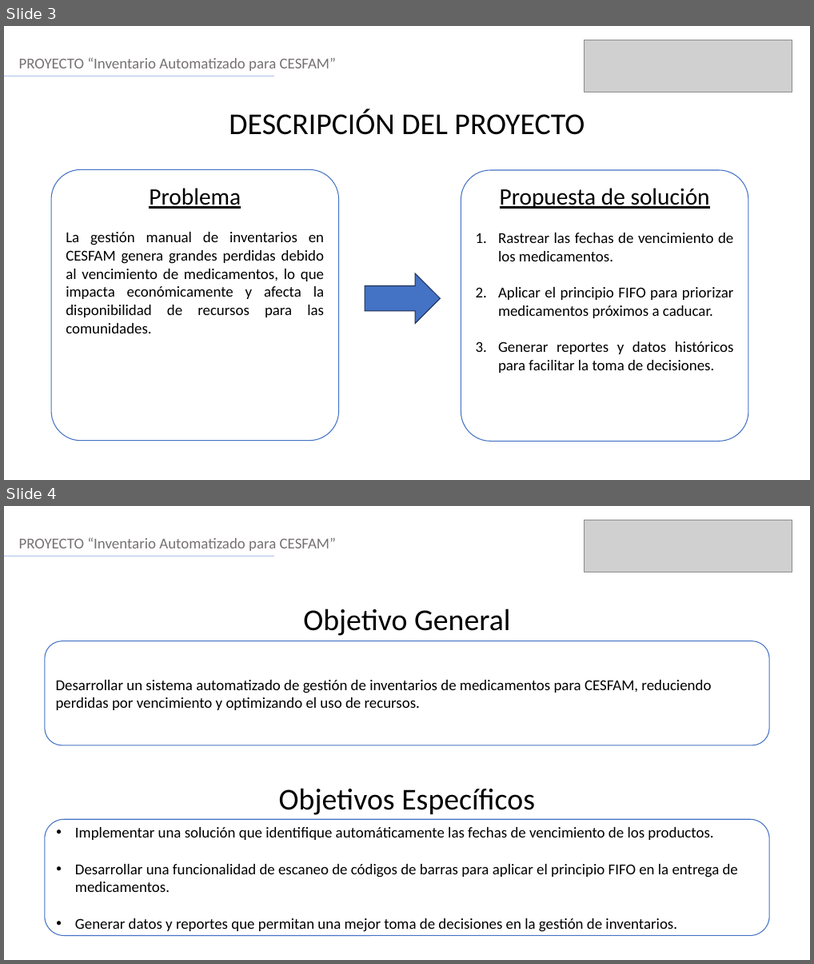
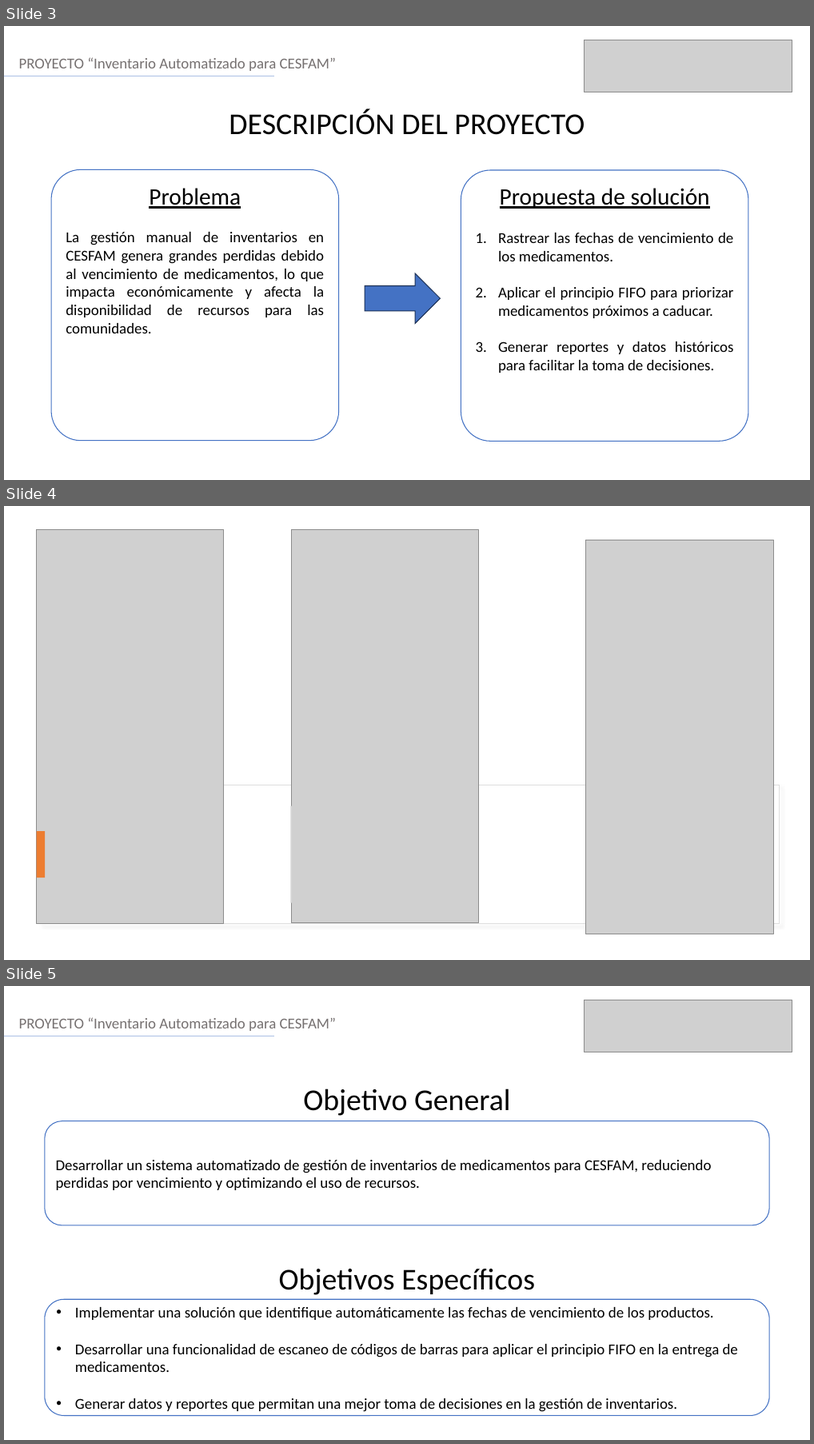
Before and after one commit to Handrix0081/InventarioAutomatizado, a slide deck: Fase 3/Evidencias Grupales/Presentación final (1.0).pptx. Shown one above the other, each under a label of ours: slides 3 and 4 before the commit, slides 3, 4 and 5 after it. The pictures are 814x964 and 814x1444 pixels, drawn with LibreOffice and Linux fonts; fonts in the diff are those of the drawing; grey boxes stand for pictures. Boxes give left, top, right and bottom in pixels: in the first picture for what was removed or moved away, otherwise in the second. Text is boxed around its words. In the diff, an @@ line names an element or a change of style, - is before the commit and + after.

```diff
--- a/Fase 3/Evidencias Grupales/Presentación final (1.0).pptx
+++ b/Fase 3/Evidencias Grupales/Presentación final (1.0).pptx
@@ slide 4 added at (4, 506, 810, 960), background #FFFFFF @@
@@ picture added at (37, 529, 224, 924) @@
@@ picture added at (291, 529, 479, 923) @@
@@ picture added at (586, 540, 774, 933) @@
@@ rectangle added at (41, 785, 779, 923), fill #FFFFFF, outline #DEDEDE 1 pt @@
@@ rectangle added at (290, 806, 292, 903), fill #D5D5D5 @@
@@ rectangle added at (37, 831, 45, 877), fill #ED7D31 @@
@@ what was slide 4 is now slide 5 @@
```
Also in this commit, not shown: 5 slides changed.
